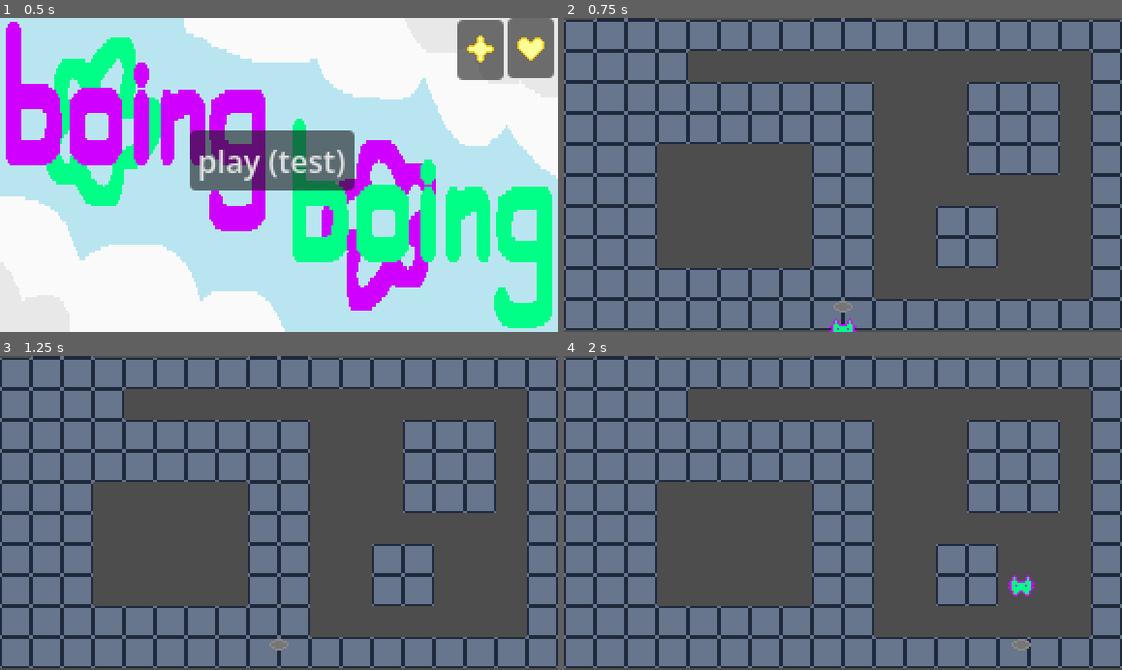
Above: before the commit, frames 1-4 (two rows, left to right).
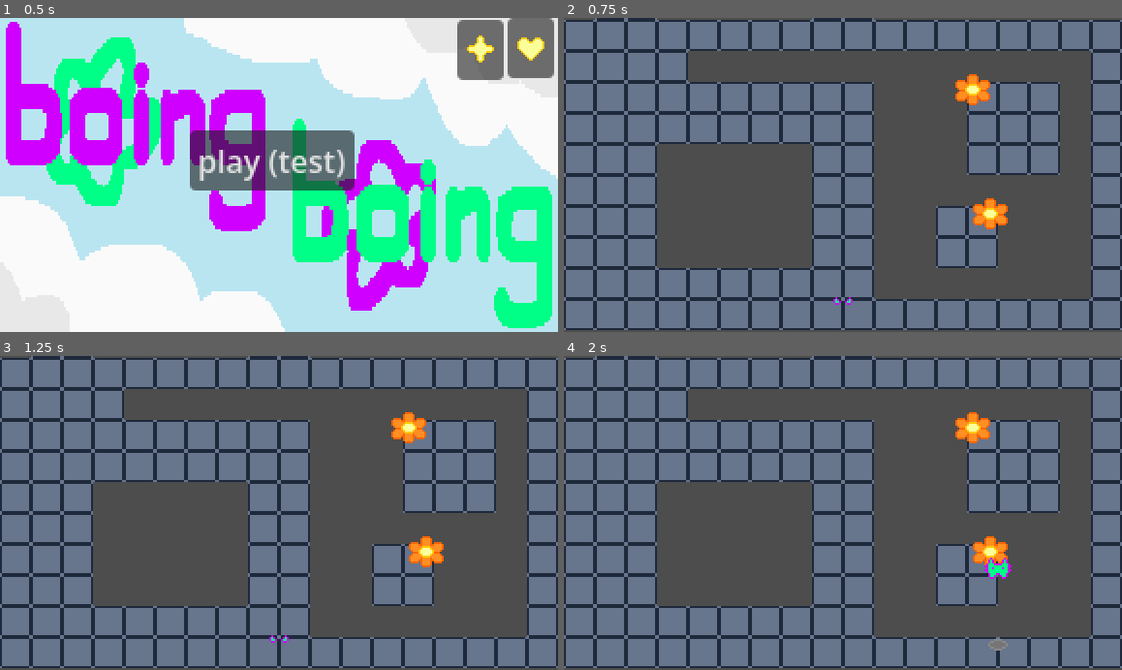
Above: after the commit, the same moments.

Repository: glaceonicc/boing-boing
Game: Godot game, scene res://menu/menu_main.tscn
Same seed, same stepped clock (60 frames per second), same inputs: the game is played once before the commit and once after it.
Inputs (mouse positions are in pixels of both pictures, inside the frame that each line leads up to):
- Up to frame 1 (0.5 s): no input
- Up to frame 2 (0.75 s): click "play (test)" at 0.5 s
- Up to frame 3 (1.25 s): no input
- Up to frame 4 (2 s): tap Enter at 1.25 s; move the mouse to (965, 497) at 1.27 s; hold D (right) from 1.28 s (still down); tap Space (jump) at 1.35, 1.52, 1.82 s; click (965, 497) at 1.42 s

Frame 1 is identical in both runs. In frame 2, 1.1% of the frame differs, in the area x 47-80%, y 17-100%; in frame 3, 1.0%; in frame 4, 1.4%, in the area x 70-85%, y 17-94%.

Commit message:
prototype4 "bouncy flowers"
- when you enter a level, the character starts inside the ground and you have to press space to start playing (done to fix the bug where you would fall through the floor at the start of the level)
- added a start position variable that you can change to change the position where the player appears at the start of the level
- added the thing that changes the title of the application window
- added bouncers (bouncy orange flowers) that make you bounce when you step on them! (bouncy)

❀ ❀ ❀ ❀ ❀
-glace

Diff:
--- a/areas/area_test.tscn
+++ b/areas/area_test.tscn
@@ -1,8 +1,10 @@
 [gd_scene format=4 uid="uid://dw3mad2gr5td4"]
 
+[ext_resource type="Script" uid="uid://cnw8fbhemgec" path="res://scripts/area.gd" id="1_2dnat"]
 [ext_resource type="PackedScene" uid="uid://de03v8q1a15ki" path="res://elements/player.tscn" id="1_d507l"]
 [ext_resource type="PackedScene" uid="uid://cwnjbs3am5sqq" path="res://elements/floorblock.tscn" id="2_mdcb7"]
 [ext_resource type="PackedScene" uid="uid://ke0k32p0w70l" path="res://elements/camera.tscn" id="3_no1hg"]
+[ext_resource type="PackedScene" uid="uid://b4kp0aw6wvynk" path="res://elements/bouncer.tscn" id="5_b18w8"]
 
 [sub_resource type="TileSetScenesCollectionSource" id="TileSetScenesCollectionSource_no1hg"]
 scenes/1/scene = ExtResource("2_mdcb7")
@@ -12,6 +14,7 @@
 sources/0 = SubResource("TileSetScenesCollectionSource_no1hg")
 
 [node name="area_test" type="Node2D" unique_id=744283992]
+script = ExtResource("1_2dnat")
 
 [node name="TileMapLayer" type="TileMapLayer" parent="." unique_id=1729967650]
 tile_map_data = PackedByteArray("AADb//r/AAAAAAAAAQDe//X/AAAAAAAAAQDl/wEAAAAAAAAAAQDm//b/AAAAAAAAAQDn//b/AAAAAAAAAQDn/w …(19072 unchanged characters)…
@@ -21,3 +24,40 @@
 
 [node name="player" parent="." unique_id=1095499475 instance=ExtResource("1_d507l")]
 position = Vector2(0, 64)
+levelname = "❀ 0-0: test area!   ♫ ~ none     "
+
+[node name="bouncer" parent="." unique_id=385185766 instance=ExtResource("5_b18w8")]
+position = Vector2(76, 20)
+
+[node name="bouncer2" parent="." unique_id=99693992 instance=ExtResource("5_b18w8")]
+position = Vector2(67, -44)
+
+[node name="bouncer3" parent="." unique_id=1064014800 instance=ExtResource("5_b18w8")]
+position = Vector2(-126, -260)
+
+[node name="bouncer4" parent="." unique_id=126421612 instance=ExtResource("5_b18w8")]
+position = Vector2(-97, -319)
+
+[node name="bouncer5" parent="." unique_id=1054482467 instance=ExtResource("5_b18w8")]
+position = Vector2(-125, -368)
+
+[node name="bouncer6" parent="." unique_id=602239414 instance=ExtResource("5_b18w8")]
+position = Vector2(-74, -480)
+
+[node name="bouncer7" parent="." unique_id=1075567094 instance=ExtResource("5_b18w8")]
+position = Vector2(-111, -516)
+
+[node name="bouncer8" parent="." unique_id=338524146 instance=ExtResource("5_b18w8")]
+position = Vector2(-79, -640)
+
+[node name="bouncer9" parent="." unique_id=316140896 instance=ExtResource("5_b18w8")]
+position = Vector2(-107, -718)
+
+[node name="bouncer10" parent="." unique_id=785503378 instance=ExtResource("5_b18w8")]
+position = Vector2(-59, -777)
+
+[node name="bouncer11" parent="." unique_id=139074289 instance=ExtResource("5_b18w8")]
+position = Vector2(-120, -841)
+
+[node name="bouncer12" parent="." unique_id=984743070 instance=ExtResource("5_b18w8")]
+position = Vector2(-79, -920)
--- /dev/null
+++ b/elements/bouncer.tscn
@@ -0,0 +1,26 @@
+[gd_scene format=3 uid="uid://b4kp0aw6wvynk"]
+
+[ext_resource type="Texture2D" uid="uid://b27aljjulv88k" path="res://textures/bouncer.png" id="1_fovne"]
+
+[sub_resource type="SpriteFrames" id="SpriteFrames_qdc2x"]
+animations = [{
+"frames": [{
+"duration": 1.0,
+"texture": ExtResource("1_fovne")
+}],
+"loop": 1,
+"name": &"default",
+"speed": 5.0
+}]
+
+[sub_resource type="RectangleShape2D" id="RectangleShape2D_g4v7s"]
+size = Vector2(18, 16)
+
+[node name="bouncer" type="Area2D" unique_id=385185766 groups=["bouncer"]]
+
+[node name="AnimatedSprite2D" type="AnimatedSprite2D" parent="." unique_id=1035274506]
+sprite_frames = SubResource("SpriteFrames_qdc2x")
+
+[node name="CollisionShape2D" type="CollisionShape2D" parent="." unique_id=1872638795]
+shape = SubResource("RectangleShape2D_g4v7s")
+debug_color = Color(0.60239804, 0.54021364, 0.14789903, 0.41960785)
--- a/elements/player.tscn
+++ b/elements/player.tscn
@@ -4,6 +4,7 @@
 [ext_resource type="Script" uid="uid://bfyibqbcj1bwe" path="res://scripts/player.gd" id="1_sf2tj"]
 [ext_resource type="Texture2D" uid="uid://us5ear57xefg" path="res://textures/dot.png" id="2_b6vef"]
 [ext_resource type="Texture2D" uid="uid://c453ygrgk7158" path="res://textures/shadow.png" id="2_veuqq"]
+[ext_resource type="Texture2D" uid="uid://c0l4iireuy2a8" path="res://textures/sprout.png" id="5_ui438"]
 
 [sub_resource type="AtlasTexture" id="AtlasTexture_sf2tj"]
 atlas = ExtResource("1_5urir")
@@ -17,6 +18,14 @@
 }],
 "loop": 1,
 "name": &"down",
+"speed": 5.0
+}, {
+"frames": [{
+"duration": 1.0,
+"texture": ExtResource("5_ui438")
+}],
+"loop": 1,
+"name": &"sprout",
 "speed": 5.0
 }]
 
@@ -34,16 +43,18 @@
 script = ExtResource("1_sf2tj")
 
 [node name="dot" type="Sprite2D" parent="." unique_id=1191148222]
+visible = false
 position = Vector2(0, 4)
 texture = ExtResource("2_b6vef")
 
 [node name="shadow" type="Sprite2D" parent="." unique_id=1936731310]
+visible = false
 position = Vector2(0, 4)
 texture = ExtResource("2_veuqq")
 
 [node name="sprite" type="AnimatedSprite2D" parent="." unique_id=1506881017]
 sprite_frames = SubResource("SpriteFrames_g4v7s")
-animation = &"down"
+animation = &"sprout"
 
 [node name="g" type="Area2D" parent="." unique_id=1096287759]
 collision_layer = 3
--- a/project.godot
+++ b/project.godot
@@ -34,6 +34,7 @@
 [global_group]
 
 ground="ground tiles that you can walk on"
+bouncer="for the bouncer flower that bounces you up like a trampoline!"
 
 [input]
 
--- /dev/null
+++ b/scripts/area.gd
@@ -0,0 +1,7 @@
+extends Node2D
+
+func _ready() -> void:
+	pass
+
+func _process(delta: float) -> void:
+	pass
--- a/scripts/player.gd
+++ b/scripts/player.gd
@@ -11,57 +11,90 @@
 var vel_y = 0# velocity.y. but like. i made it.
 var ground: int
 var gravity = 10 #heheha i made gravity im newton
+var bounce = false
+
+var active = false # if you started playing (press space to start)
+
+@export var startpos_x = 0
+@export var startpos_y = 64
+
+@export var levelname: String
+
+func _ready() -> void:
+	position.x = startpos_x
+	position.y = startpos_y
+	$sprite.play("sprout")
+	DisplayServer.window_set_title("PRESS SPACE TO START")
 
 func _physics_process(delta: float) -> void:
-	if Input.is_action_pressed("left"):
-		velocity.x = move_toward(velocity.x, -150, SPEED * delta)
-	elif Input.is_action_pressed("right"):
-		velocity.x = move_toward(velocity.x, 150, SPEED * delta)
+	if active == true:
+		if Input.is_action_pressed("left"):
+			velocity.x = move_toward(velocity.x, -150, SPEED * delta)
+		elif Input.is_action_pressed("right"):
+			velocity.x = move_toward(velocity.x, 150, SPEED * delta)
+		else:
+			velocity.x = move_toward(velocity.x, 0, 1.5 * SPEED * delta)
+
+		if Input.is_action_pressed("up"):
+			velocity.y = move_toward(velocity.y, -150, SPEED * delta)
+		elif Input.is_action_pressed("down"):
+			velocity.y = move_toward(velocity.y, 150, SPEED * delta)
+		else:
+			velocity.y = move_toward(velocity.y, 0, 1.5 * SPEED * delta)
+
+		#ahhhhhhh how to physics
+		# so like: elevation is position.y, and if it's = 0 and you're touching floortiles, that means you're on the ground
+		# vel_y is kind of like velocity.y, but its not a vector
+		# and JUMP_VELOCITY is what you add to velocity to jump
+		# and gravity. the thing that pulls you to the ground and makes you not want to get up anymore.
+
+		# i searched "how to make gravity" on the internet in order to understand this stuff
+
+		if ground >= 1 and elevation == 0:
+			if Input.is_action_just_pressed("jump"):
+				vel_y = JUMP_VELOCITY
+			elif elevation == 0.0 and bounce == true:
+				vel_y = 5.0
+			else:
+				vel_y = 0
+		elif elevation == 0.0 and bounce == true:
+			vel_y = 5.0
+		else:
+			vel_y -= gravity * delta
+		elevation = floor(elevation + vel_y)
+		$sprite.position.y = - elevation
+		if elevation <= -500:
+			elevation = 0
+			vel_y = 0
+
+
+
+		move_and_slide()
+		if ground == 0:
+			$shadow.visible = false
+		else:
+			$shadow.visible = true
 	else:
-		velocity.x = move_toward(velocity.x, 0, 1.5 * SPEED * delta)
-
-	if Input.is_action_pressed("up"):
-		velocity.y = move_toward(velocity.y, -150, SPEED * delta)
-	elif Input.is_action_pressed("down"):
-		velocity.y = move_toward(velocity.y, 150, SPEED * delta)
-	else:
-		velocity.y = move_toward(velocity.y, 0, 1.5 * SPEED * delta)
-
-	#ahhhhhhh how to physics
-	# so like: elevation is position.y, and if it's = 0 and you're touching floortiles, that means you're on the ground
-	# vel_y is kind of like velocity.y, but its not a vector
-	# and JUMP_VELOCITY is what you add to velocity to jump
-	# and gravity. the thing that pulls you to the ground and makes you not want to get up anymore.
-
-	# i searched "how to make gravity" on the internet in order to understand this stuff
-
-	if ground >= 1 and elevation == 0:
 		if Input.is_action_just_pressed("jump"):
+			active = true
 			vel_y = JUMP_VELOCITY
-		else:
-			vel_y = 0
-	else:
-		vel_y -= gravity * delta
-	elevation = floor(elevation + vel_y)
-	$sprite.position.y = - elevation
-	print(ground)
-	if elevation <= -500:
-		elevation = 0
-		vel_y = 0
-
-	move_and_slide()
-	if ground == 0:
-		$shadow.visible = false
-	else:
-		$shadow.visible = true
+			$sprite.play("down")
+			$dot.visible = true
+			$shadow.visible = true
+			DisplayServer.window_set_title(levelname)
 	gl.play_y = position.y
+	print(str(bounce)+str(elevation))
 
 # if you're touching at least one ground tile that means you are standing on the ground!
 func _on_g_area_entered(area: Area2D) -> void:
 	if area.is_in_group("ground"):
 		ground += 1
+	if area.is_in_group("bouncer"):
+		bounce = true
 
 
 func _on_g_area_exited(area: Area2D) -> void:
 	if area.is_in_group("ground"):
 		ground -= 1
+	if area.is_in_group("bouncer"):
+		bounce = false
Not shown, added: scripts/area.gd.uid
Binary file added: textures/bouncer.png
Not shown, added: textures/bouncer.png.import
Binary file added: textures/sprout.png
Not shown, added: textures/sprout.png.import
